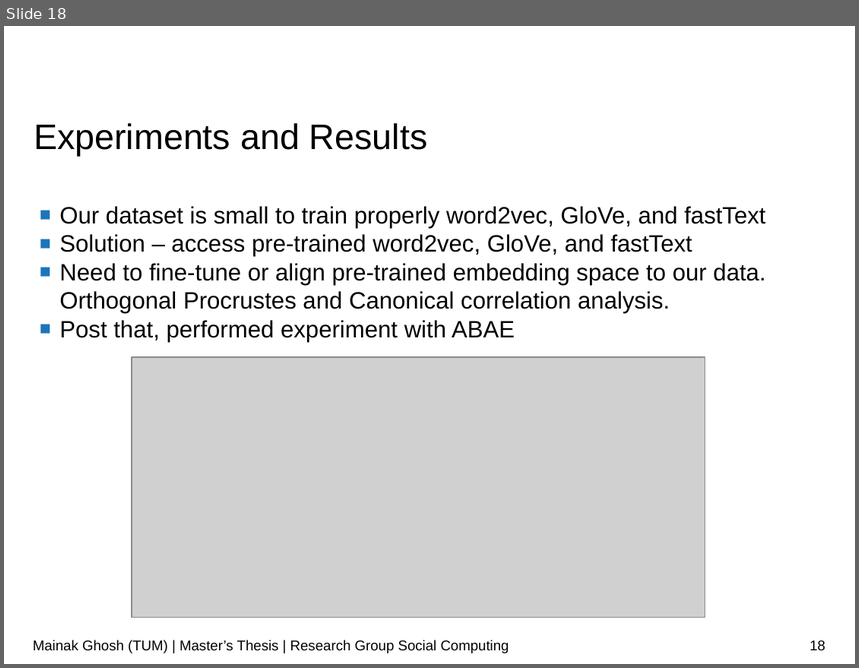
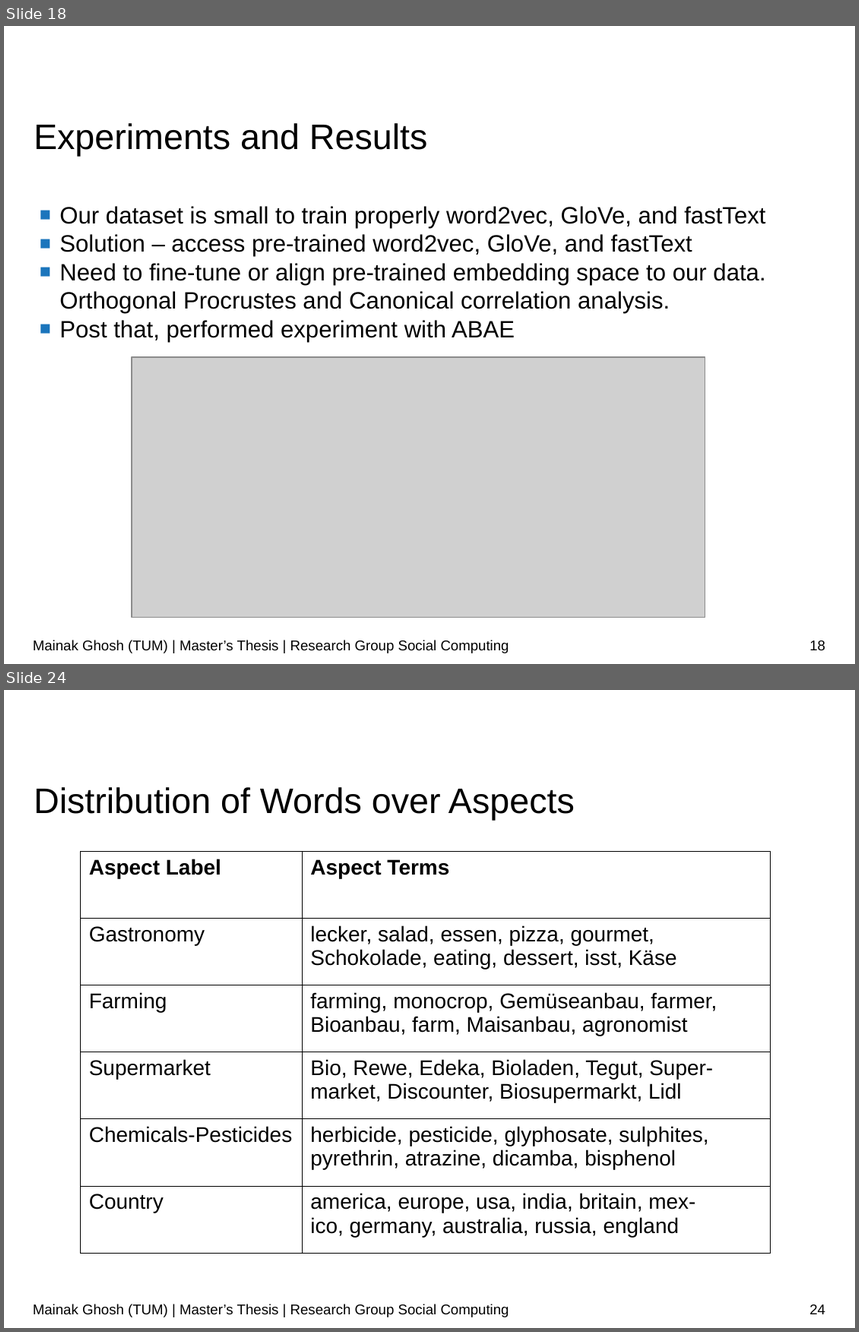
Before and after one commit to ghoshmainak/mainak-master-thesis, a slide deck: report/thesis-ppt.odp. Shown one above the other, each under a label of ours: slide 18 before the commit, slides 18 and 24 after it; the slides between them are not shown. The pictures are 859x668 and 859x1332 pixels, drawn with LibreOffice and Linux fonts; fonts in the diff are those of the drawing; grey boxes stand for pictures; background and template pictures are left out. Boxes give left, top, right and bottom in pixels: in the first picture for what was removed or moved away, otherwise in the second. Text is boxed around its words. In the diff, an @@ line names an element or a change of style, - is before the commit and + after.

```diff
--- a/report/thesis-ppt.odp
+++ b/report/thesis-ppt.odp
@@ slide 24 added at (x1=4, y1=690, x2=855, y2=1328), background #FFFFFF @@
@@ title added at (x1=34, y1=787, x2=575, y2=820), 30 pt, text #000000 @@
+Distribution of Words over Aspects
@@ table added at (x1=81, y1=851, x2=770, y2=1252), 6 rows, 2 columns @@
+Aspect Label | Aspect Terms
+Gastronomy | lecker, salad, essen, pizza, gourmet, / Schokolade, eating, dessert, isst, Käse
+Farming | farming, monocrop, Gemüseanbau, farmer, / Bioanbau, farm, Maisanbau, agronomist
+Supermarket | Bio, Rewe, Edeka, Bioladen, Tegut, Super- / market, Discounter, Biosupermarkt, Lidl
+Chemicals-Pesticides | herbicide, pesticide, glyphosate, sulphites, / pyrethrin, atrazine, dicamba, bisphenol
+Country | america, europe, usa, india, britain, mex- / ico, germany, australia, russia, england
@@ text added at (x1=33, y1=1304, x2=509, y2=1318), 12 pt, text #000000 @@
+Mainak Ghosh (TUM) | Master’s Thesis | Research Group Social Computing
@@ page number added at (x1=810, y1=1305, x2=826, y2=1315), 12 pt, text #000000 @@
+24
```
Also in this commit, not shown: 8 other slides added, 16 slides removed, 1 other file.
